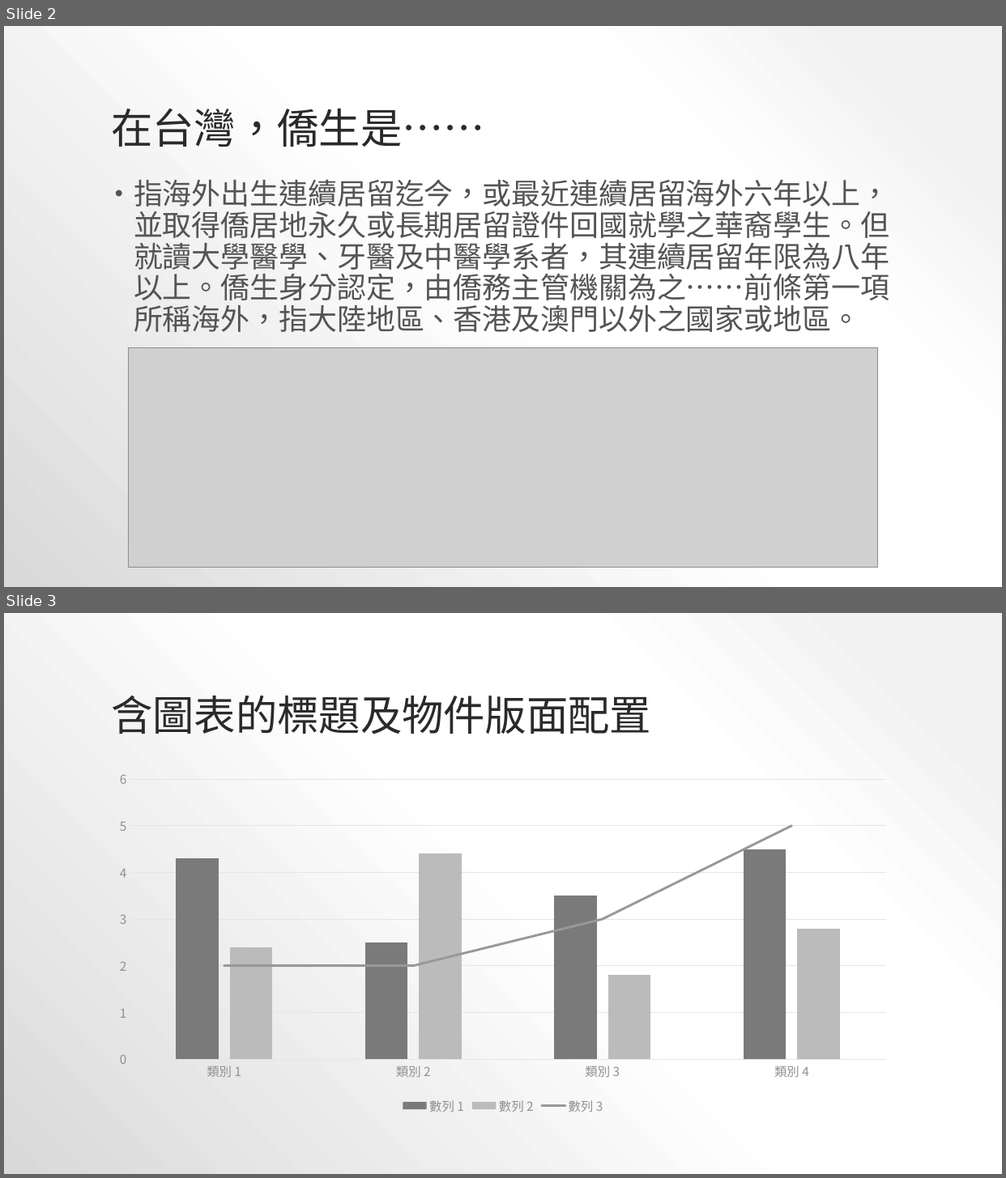
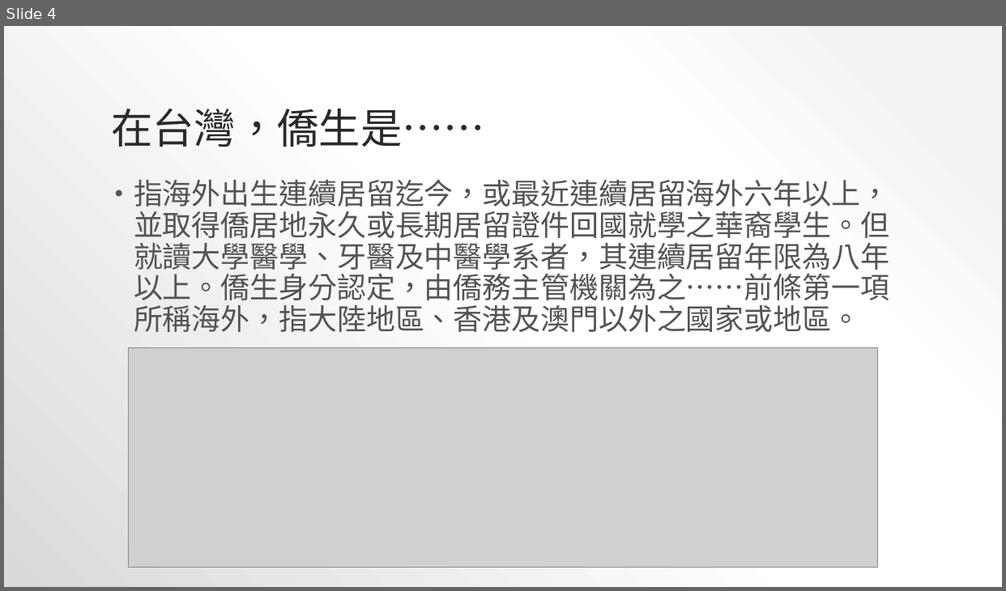
Before and after one commit to YeungSaoIan/CGUIM_BigData_FinalReport-B0344122, a slide deck: FinalReportPPT.pptx. Shown one above the other, each under a label of ours: slides 2 and 3 before the commit, slide 4 after it. The pictures are 1006x1178 and 1006x591 pixels, drawn with LibreOffice and Linux fonts; fonts in the diff are those of the drawing; grey boxes stand for pictures. Boxes give left, top, right and bottom in pixels: in the first picture for what was removed or moved away, otherwise in the second. Text is boxed around its words. In the diff, an @@ line names an element or a change of style, - is before the commit and + after.

```diff
--- a/FinalReportPPT.pptx
+++ b/FinalReportPPT.pptx
@@ slide 3 removed at <box>4,613,1002,1174</box>, background gradient #F2F2F2 to #FFFFFF to #D9D9D9 @@
@@ title removed at <box>111,696,651,735</box> @@
-含圖表的標題及物件版面配置
@@ column chart removed at <box>104,763,902,1118</box> @@
-categories: 類別 1, 類別 2, 類別 3, 類別 4
-數列 1: 4.3, 2.5, 3.5, 4.5
-數列 2: 2.4, 4.4, 1.8, 2.8
-數列 3: 2, 2, 3, 5
@@ what was slide 2 is now slide 4 @@
```
Also in this commit, not shown: 13 slides added, 7 other slides removed, 21 other files.
